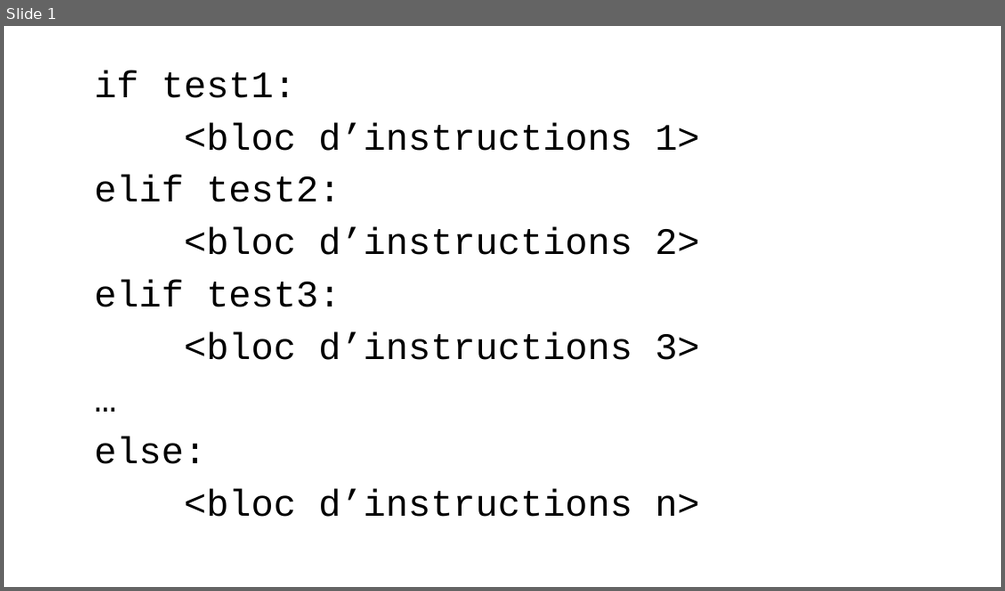
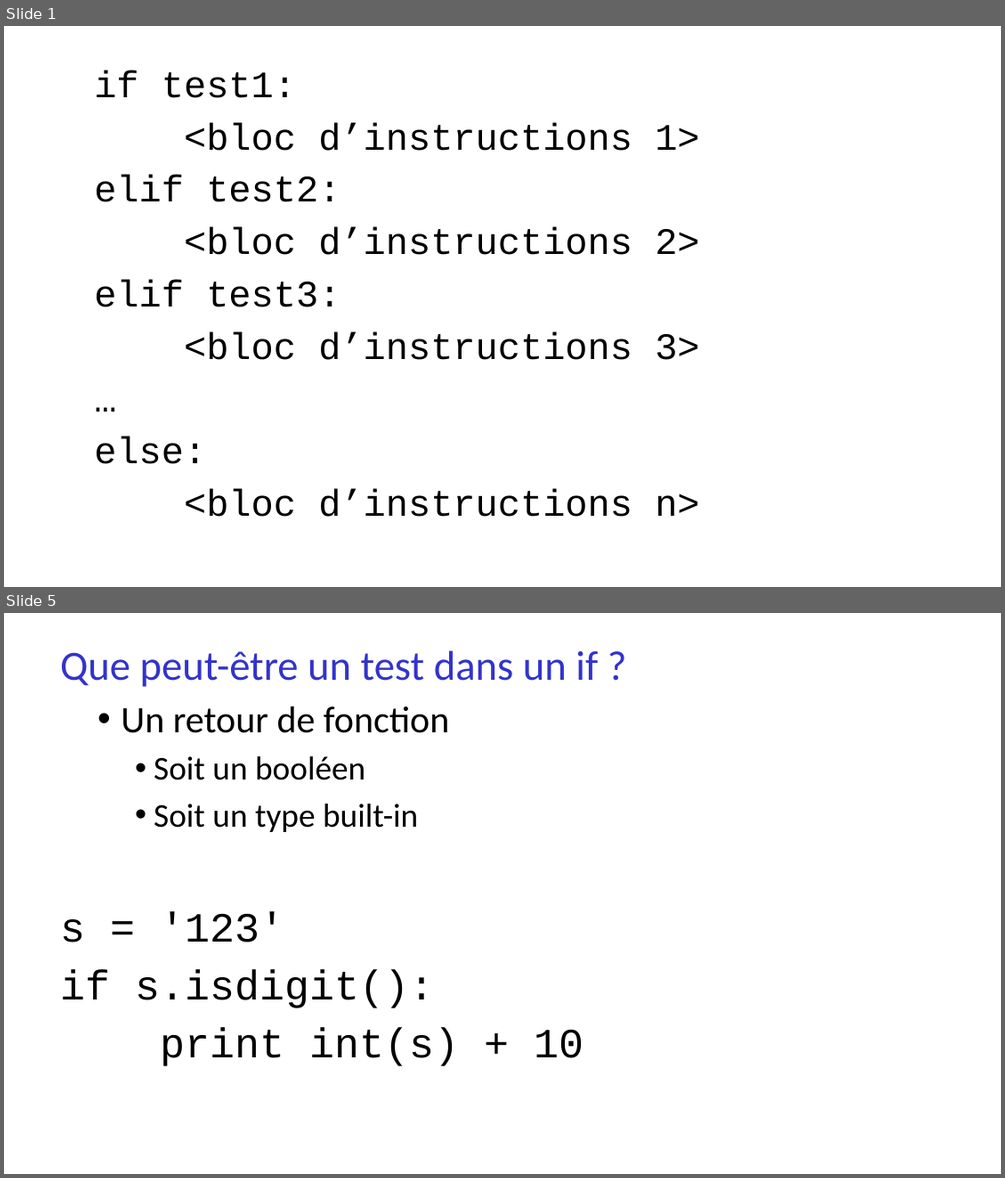
Before and after one commit to parmentelat/flotpython-archive, a slide deck: semaine3/CO12AL-W3-VIDEO07-SLIDE01.pptx. Shown one above the other, each under a label of ours: slide 1 before the commit, slides 1 and 5 after it; the slides between them are not shown. The pictures are 1005x591 and 1005x1178 pixels, drawn with LibreOffice and Linux fonts; fonts in the diff are those of the drawing. Boxes give left, top, right and bottom in pixels: in the first picture for what was removed or moved away, otherwise in the second. Text is boxed around its words. In the diff, an @@ line names an element or a change of style, - is before the commit and + after.

```diff
--- a/semaine3/CO12AL-W3-VIDEO07-SLIDE01.pptx
+++ b/semaine3/CO12AL-W3-VIDEO07-SLIDE01.pptx
@@ slide 5 added at box(4, 613, 1001, 1174), background #FFFFFF @@
@@ text added at box(60, 650, 598, 1066), 40 pt, text #000000 @@
+Que peut-être un test dans un if ?
+  • Un retour de fonction
+    • Soit un booléen
+    • Soit un type built-in
+s = '123'
+if s.isdigit():
+print int(s) + 10
```
Also in this commit, not shown: 2 slides changed, 3 other slides added, 2 slides removed, 3 other files.
